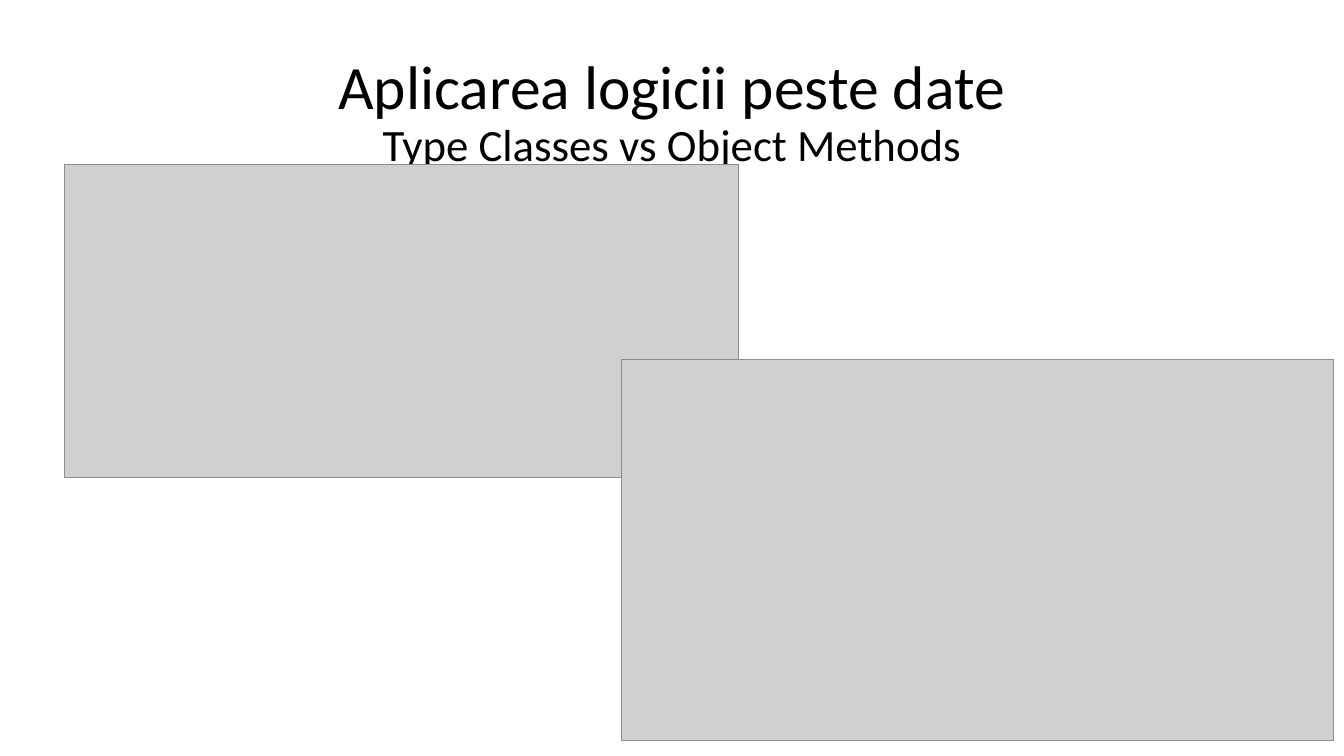
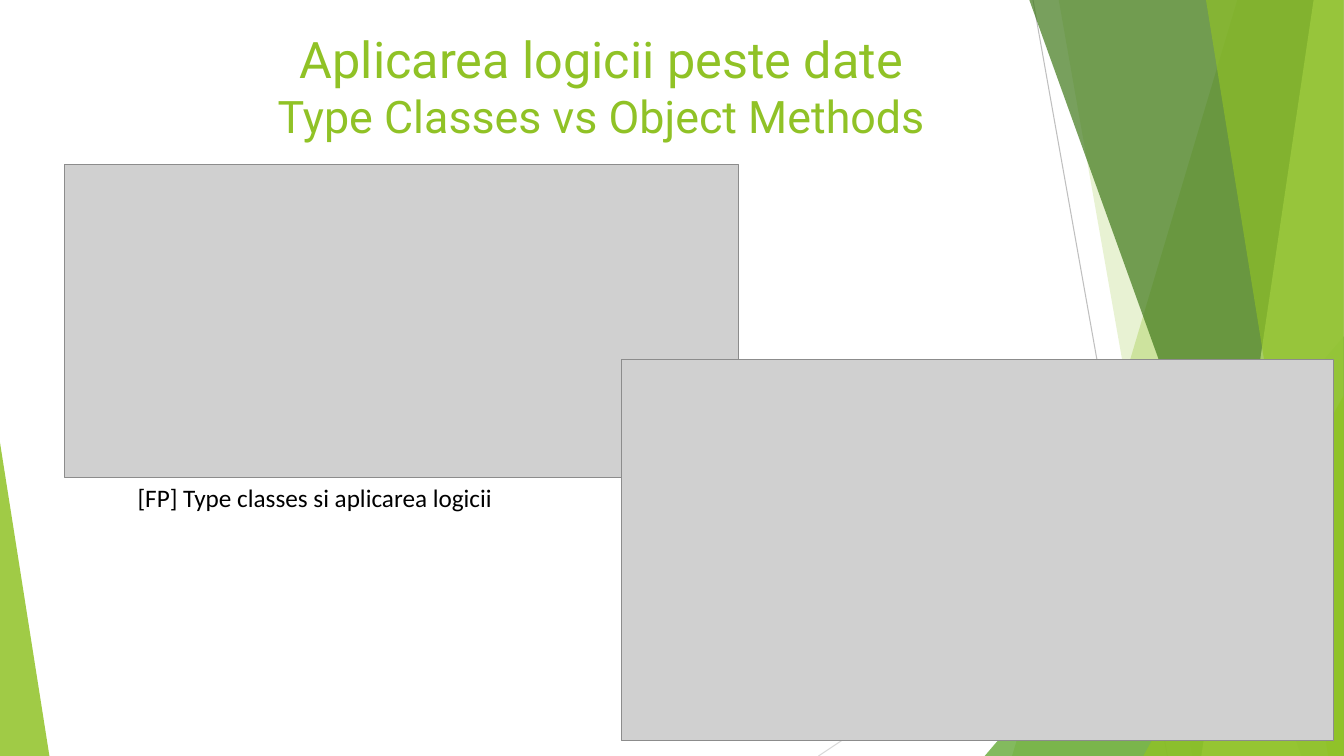
Before and after one commit to robertbutacu/bachelor-degree-work, a slide deck: slide 7 of presentation.pptx (slide 6 before the commit). Drawn at 1344x756 pixels with LibreOffice and Linux fonts; fonts in the diff are those of the drawing; grey boxes stand for pictures. Boxes give left, top, right and bottom in pixels: in the first picture for what was removed or moved away, otherwise in the second. Text is boxed around its words. In the diff, an @@ line names an element or a change of style, - is before the commit and + after.

```diff
--- a/presentation.pptx
+++ b/presentation.pptx
@@ title "Aplicarea logicii peste date Type ..." moved from (x1=338, y1=66, x2=1005, y2=172) to (x1=278, y1=40, x2=924, y2=143) @@
@@ title "Aplicarea logicii peste date Type ..." at (x1=278, y1=40, x2=924, y2=143): size 44 to 36 pt in "Aplicarea logicii peste date"; font Calibri to Roboto, text colour #000000 to #90C226; line spacing 0.9 to 1; vertical alignment middle to top @@
@@ group added at (x1=0, y1=0, x2=1344, y2=756): 5 freeform shapes, 3 triangles, 2 lines @@
@@ text added at (x1=138, y1=488, x2=492, y2=512), 18 pt, text #000000 @@
+[FP] Type classes si aplicarea logicii
```
Also in this commit, not shown: 7 other slides changed, 4 slides added, 4 slides removed.
